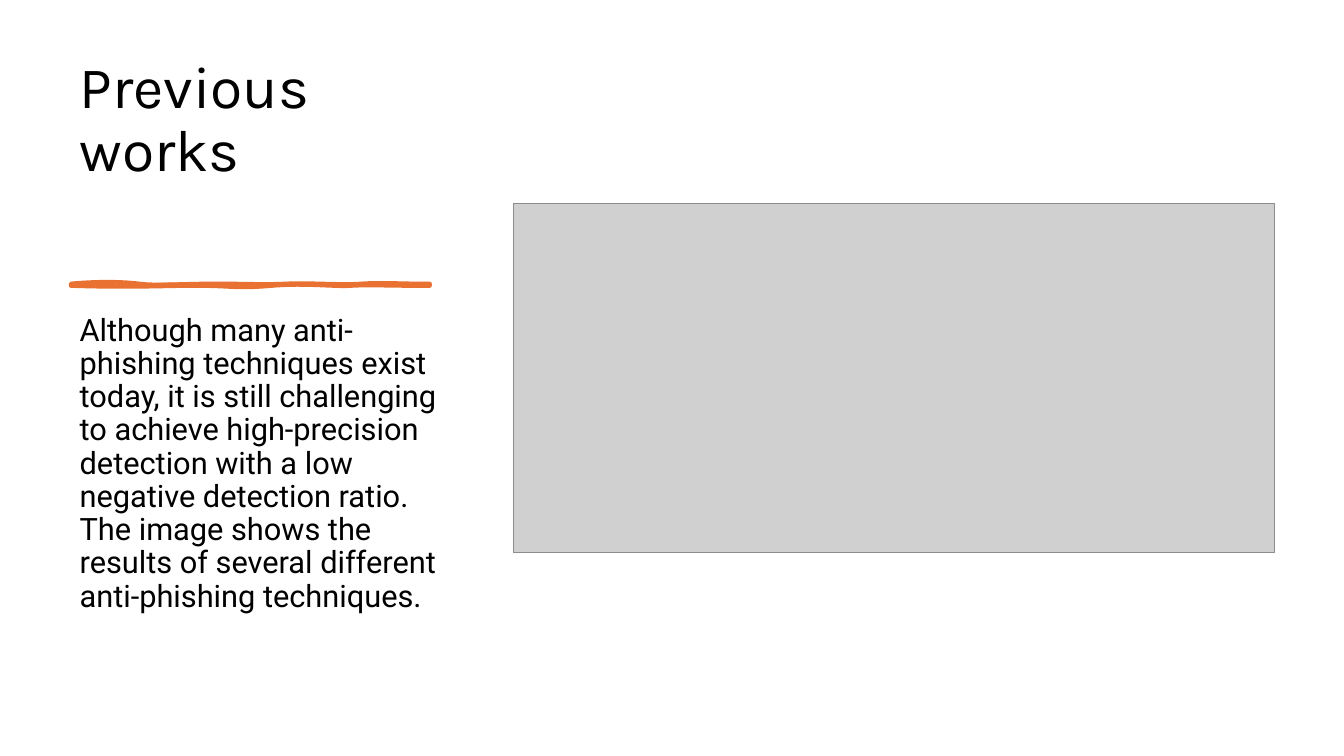
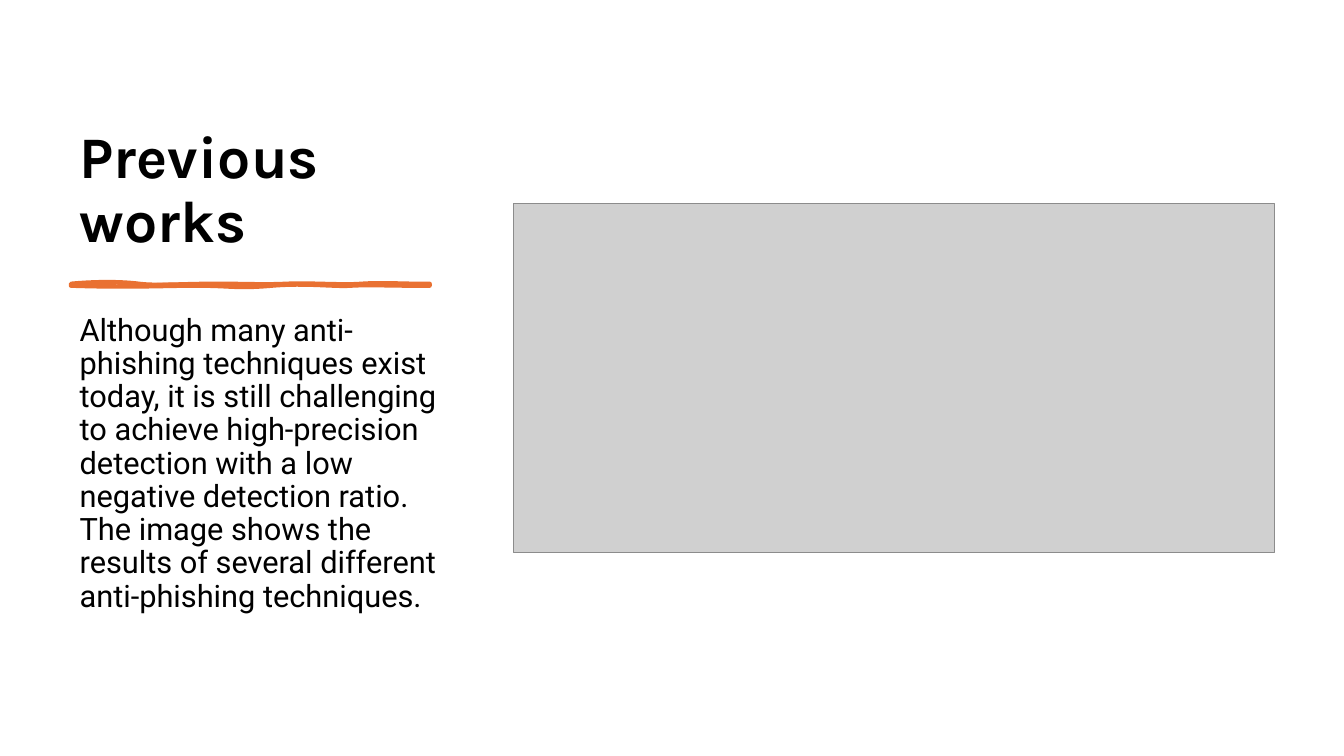
Before and after one commit to AdnanAzem/Malicious-URL-Detection, a slide deck: slide 3 of Malicious-URL-Detection.pptx. Drawn at 1344x756 pixels with LibreOffice and Linux fonts; fonts in the diff are those of the drawing; grey boxes stand for pictures. Boxes give left, top, right and bottom in pixels: in the first picture for what was removed or moved away, otherwise in the second. Text is boxed around its words. In the diff, an @@ line names an element or a change of style, - is before the commit and + after.

```diff
--- a/Malicious-URL-Detection.pptx
+++ b/Malicious-URL-Detection.pptx
@@ title "Previous works": place and size @@
-title "Previous works" at box(80, 67, 310, 172)
+title "Previous works" at box(80, 136, 319, 243)
@@ title "Previous works" at box(80, 136, 319, 243): bold on @@
```
Also in this commit, not shown: 19 other slides changed, 10 slides added, 21 other files.
